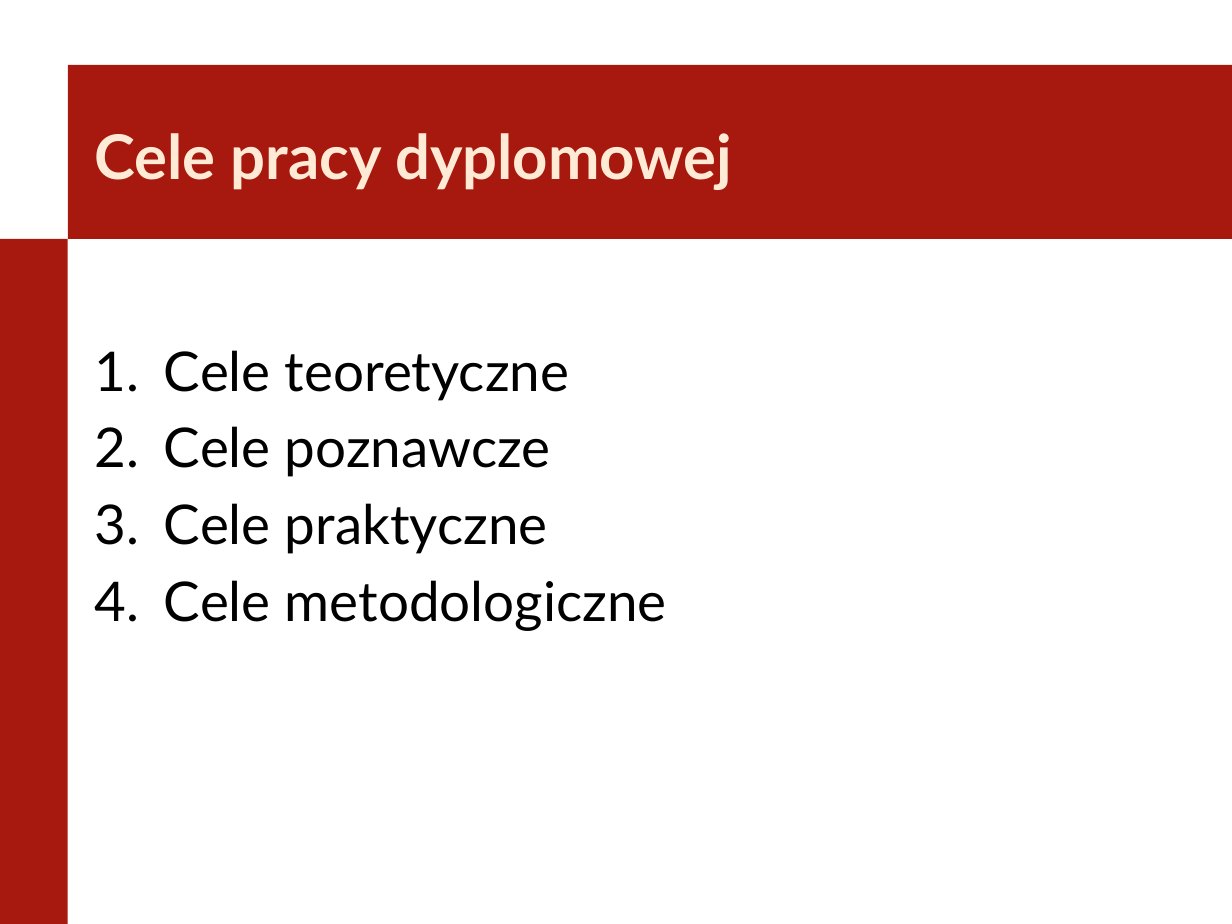
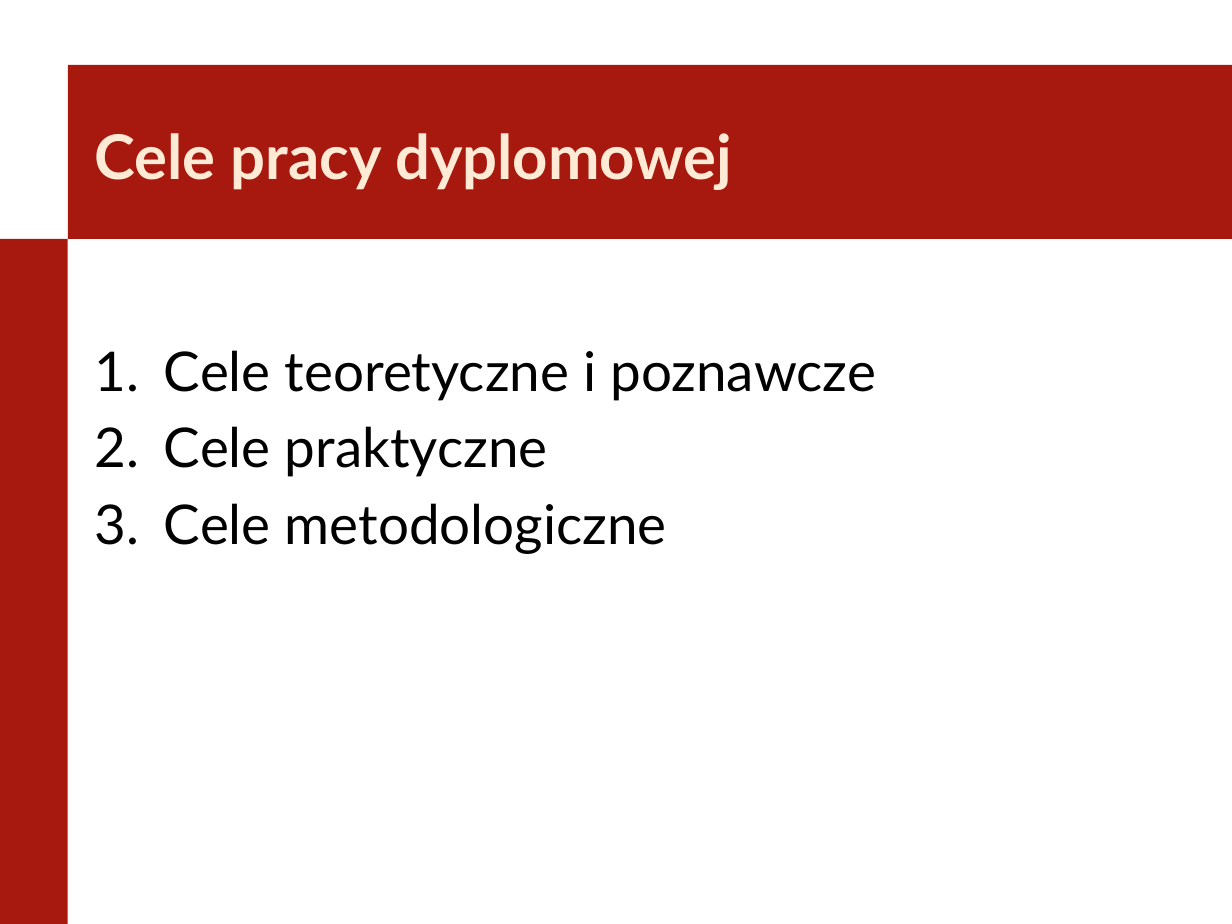
Before and after one commit to Szynal/PWR-W4-INF, a slide deck: slide 8 of Seminarium Dyplomowe/SeminariumDyplomowe.pptx (slide 6 before the commit). Drawn at 1232x924 pixels with LibreOffice and Linux fonts; fonts in the diff are those of the drawing; background and template pictures are left out. Boxes give left, top, right and bottom in pixels: in the first picture for what was removed or moved away, otherwise in the second. Text is boxed around its words. In the diff, an @@ line names an element or a change of style, - is before the commit and + after.

Commit message:
Seminarium dyplomowe

```diff
--- a/Seminarium Dyplomowe/SeminariumDyplomowe.pptx
+++ b/Seminarium Dyplomowe/SeminariumDyplomowe.pptx
@@ text at box(164, 350, 876, 401): text changed @@
-1. Cele teoretyczne
-2. Cele poznawcze
+1. Cele teoretyczne i poznawcze
```
Also in this commit, not shown: 10 other slides changed, 4 slides added, 4 slides removed, 2 other files.
